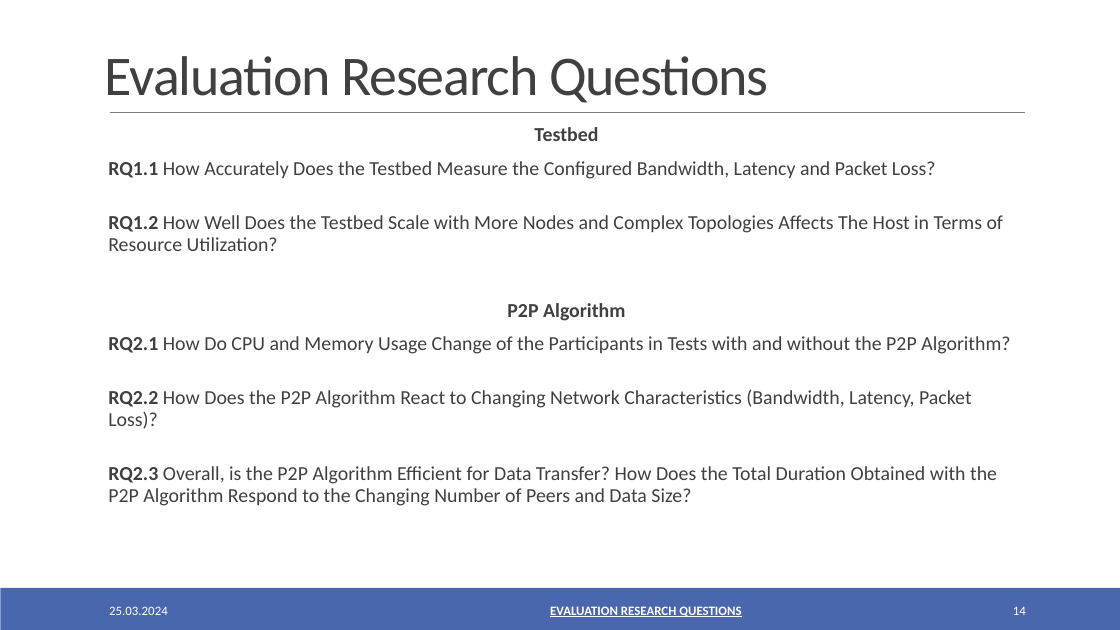
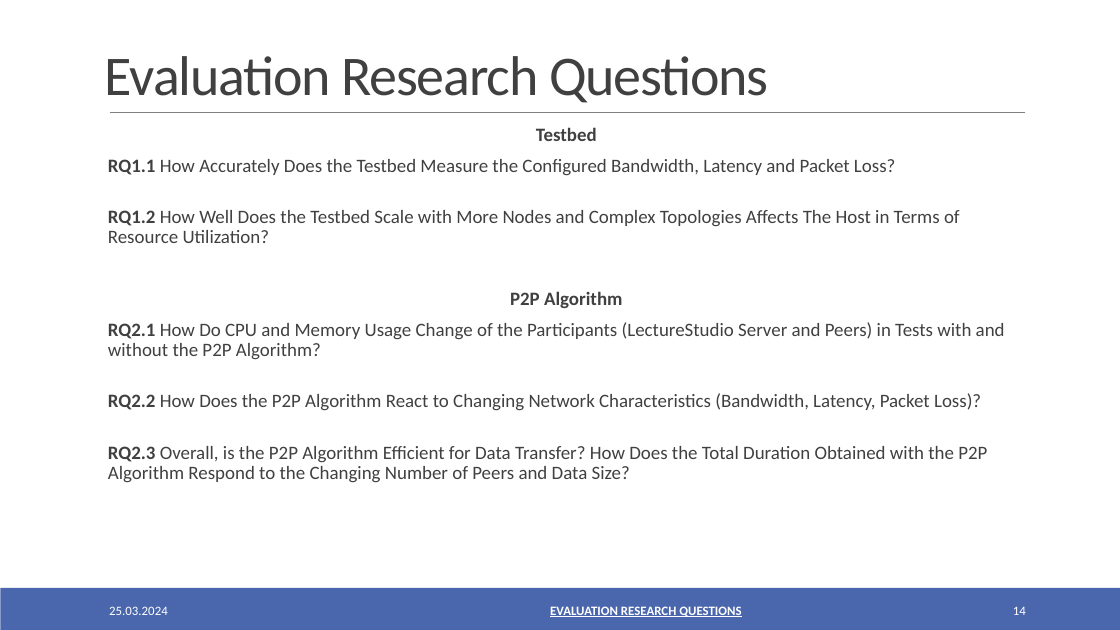
Before and after one commit to oezcankaraca/abschlussvortrag, a slide deck: slide 14 of Abschlussvortrag.pptx. Drawn at 1120x630 pixels with LibreOffice and Linux fonts; fonts in the diff are those of the drawing. Boxes give left, top, right and bottom in pixels: in the first picture for what was removed or moved away, otherwise in the second. Text is boxed around its words. In the diff, an @@ line names an element or a change of style, - is before the commit and + after.

```diff
--- a/Abschlussvortrag.pptx
+++ b/Abschlussvortrag.pptx
@@ text at [108, 127, 987, 483]: size 17 to 16.1 pt in "Testbed", "RQ1.1 How Accurately Does the Testbed Measure ...", "RQ1.2 How Well Does the Testbed Scale ...", "P2P Algorithm" and 2 more places; indent changed; less space between paragraphs @@
@@ text at [108, 322, 1005, 360]: text changed; size 17 to 16.1 pt @@
-  RQ2.1 How Do CPU and Memory Usage Change of the Participants in Tests with and without the P2P Algorithm?
+  RQ2.1 How Do CPU and Memory Usage Change of the Participants (LectureStudio Server and Peers) in Tests with and without the P2P Algorithm?
```
Also in this commit, not shown: 17 other slides changed, 3 other files.
